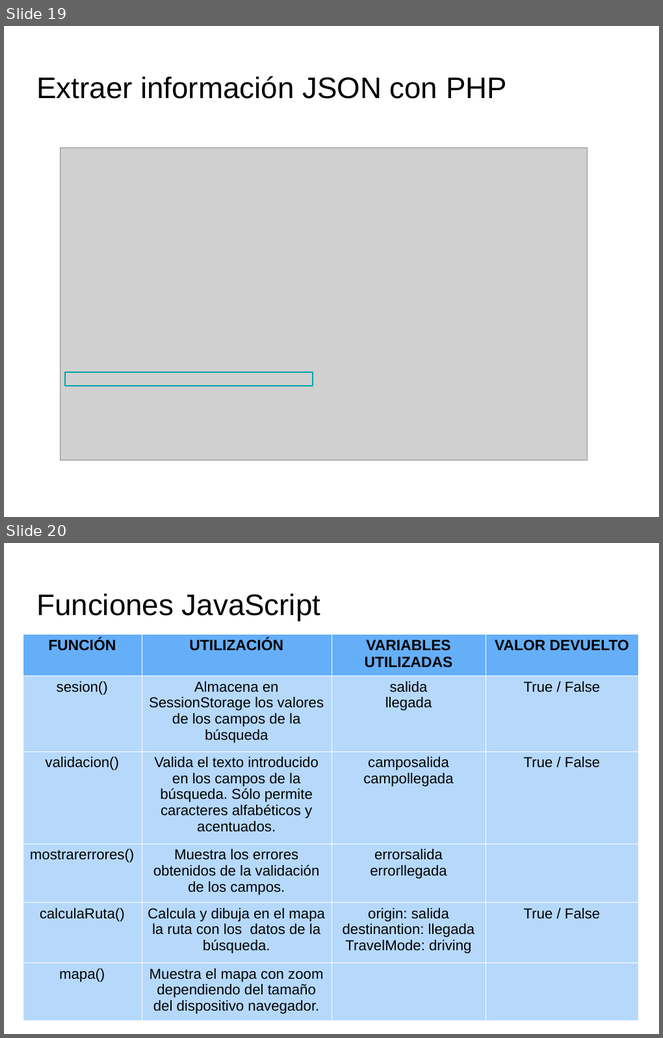
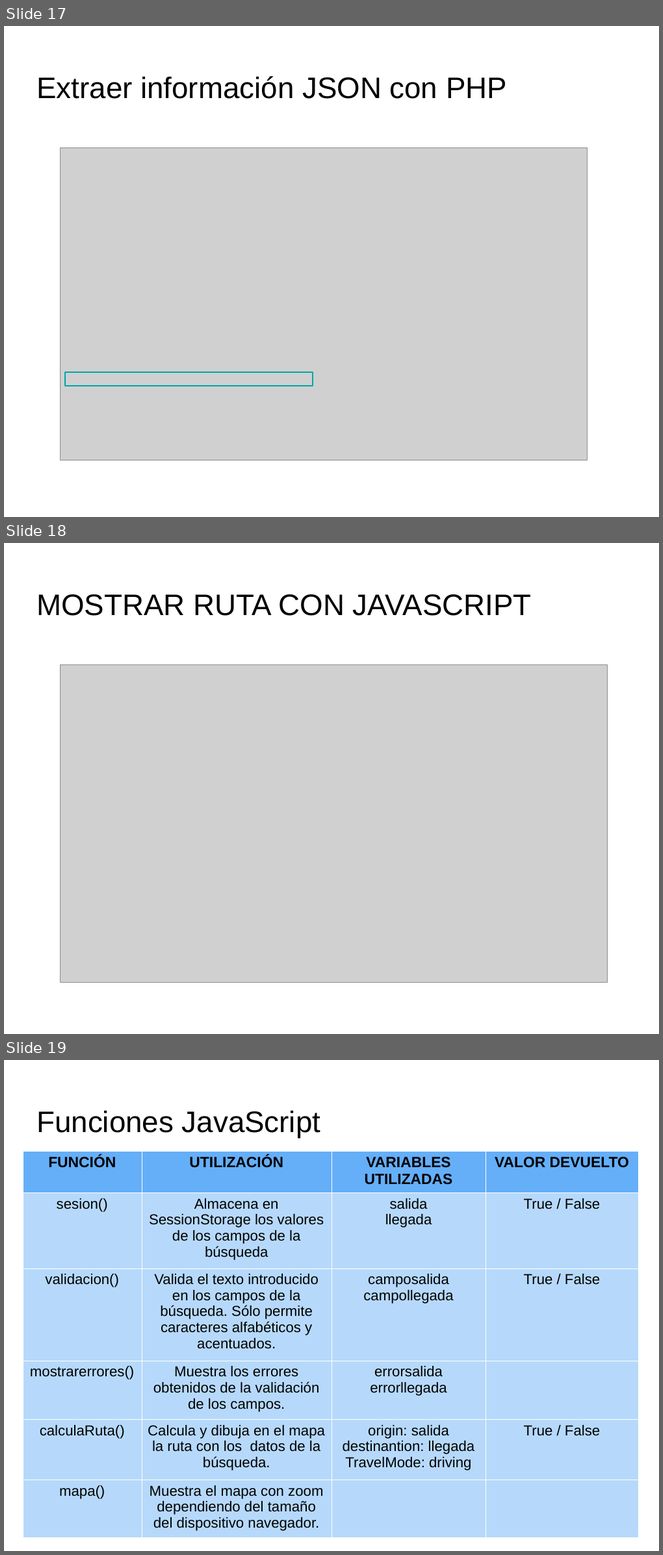
Before and after one commit to PatriiML11/ProyectoWeb, a slide deck: doc/Documentos/Presentacion2.odp. Shown one above the other, each under a label of ours: slides 19 and 20 before the commit, slides 17, 18 and 19 after it. The pictures are 663x1038 and 663x1555 pixels, drawn with LibreOffice and Linux fonts; fonts in the diff are those of the drawing; grey boxes stand for pictures; background and template pictures are left out. Boxes give left, top, right and bottom in pixels: in the first picture for what was removed or moved away, otherwise in the second. Text is boxed around its words. In the diff, an @@ line names an element or a change of style, - is before the commit and + after.

```diff
--- a/doc/Documentos/Presentacion2.odp
+++ b/doc/Documentos/Presentacion2.odp
@@ slide 18 added at (4,543,659,1034), background picture (left out) @@
@@ title added at (36,594,532,616), 36 pt, text #000000 @@
+MOSTRAR RUTA CON JAVASCRIPT
@@ picture added at (60,665,607,983) @@
@@ what was slide 19 is now slide 17 @@
@@ what was slide 20 is now slide 19 @@
```
Also in this commit, not shown: 6 slides changed, 1 other slide added, 4 slides removed, 16 other files.
